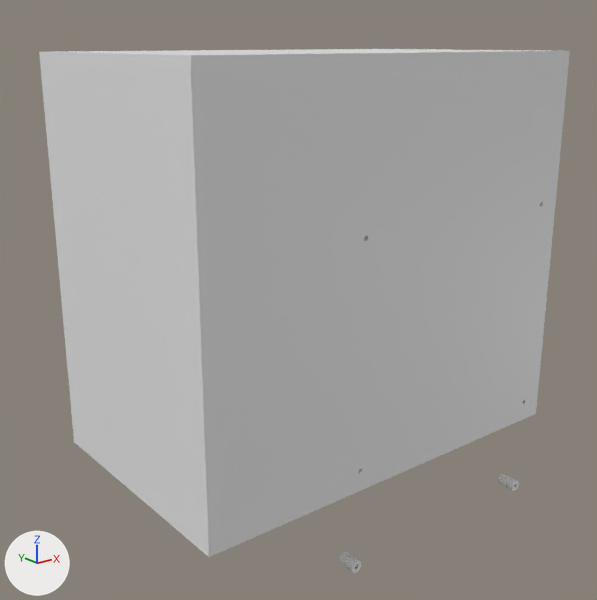
Two versions of the Blender file model/open-dash-portrait.blend, one commit apart.
Camera for both pictures: a 50 mm camera at (-214.0, -260.0, 43.0) aimed at (-2.0, 5.0, -63.0). Arrows for +X, +Y and +Z are at lower left; the lights stay in place. The same objects are shown in both versions, whatever each file hides.

In view in the first picture: 'add.mount.daughter', 'box'.
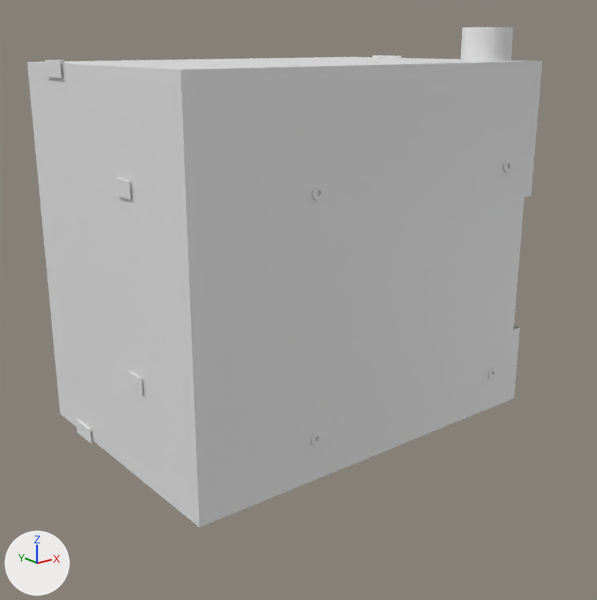
Where the newer file only moved an object's origin or applied its transform, the numbers keep the older frame.

Changed parts and their boxes [x1, y1, x2, y2] in the pictures (597 x 600 px):
'box', reshaped, moved, modifiers changed
    before: [39, 49, 570, 557]
    after: [27, 27, 542, 527]
'add.mount.daughter', moved, turned
    before: [339, 474, 519, 573]
    after: [310, 160, 512, 445]
'add.lid.mount', now drawn
    after: [45, 55, 401, 444]
'add.divider.mount', now drawn
    after: [116, 178, 143, 395]

Patch to the scene script:
```diff
--- a/model/open-dash-portrait.blend.py
+++ b/model/open-dash-portrait.blend.py
@@ me_box_003 @@
+me_box_003.from_pydata(...)  # a box spanning x -90.0..90.0, y -50.0..50.0, z -120.0..39.0
@@ ob_add_mount_daughter @@
 ob_add_mount_daughter = bpy.data.objects.new('add.mount.daughter', me_cylinder_003)
-ob_add_mount_daughter.parent = ob_add
-ob_add_mount_daughter.matrix_parent_inverse = Matrix(((0.286, 0.0, 0.0, 0.0), (0.0, 0.286, 0.0, 0.0), (0.0, 0.0, 0.1, 0.5), (0.0, 0.0, 0.0, 1.0)))
-ob_add_mount_daughter.location = (79.03, -72.4, 21.05)
-ob_add_mount_daughter.rotation_euler = (0.0, 0.0, 1.571)  # degrees (0, 0, 90)
+ob_add_mount_daughter.parent = ob_box
+ob_add_mount_daughter.location = (16.5, -45.0, -52.35)
+ob_add_mount_daughter.rotation_euler = (0.0, 1.571, 1.571)  # degrees (0, 90, 90)
 ob_add_mount_daughter.scale = (2.5, 2.5, 5.0)
@@ ob_box @@
-ob_box = bpy.data.objects.new('box', me_box)
-ob_box.location = (0.0, -3.5, 39.1)
-_m = ob_box.modifiers.new('Boolean', 'BOOLEAN')
+ob_box = bpy.data.objects.new('box', me_box_003)
+ob_box.location = (0.0, 0.0, 0.0)
+_m = ob_box.modifiers.new('heatsink', 'BOOLEAN')
+_m.object = ob_punch_heatsink
+_m.solver = 'FLOAT'
+_m = ob_box.modifiers.new('conduit', 'BOOLEAN')
+_m.object = ob_punch_conduit_p
+_m.solver = 'FLOAT'
+_m = ob_box.modifiers.new('lid', 'BOOLEAN')
+_m.object = ob_add_lid_mount
+_m.solver = 'FLOAT'
+_m = ob_box.modifiers.new('box', 'BOOLEAN')
+_m.object = ob_box_punch
+_m.solver = 'FLOAT'
+_m = ob_box.modifiers.new('daughter', 'BOOLEAN')
+_m.object = ob_punch_daughter
+_m.solver = 'FLOAT'
+_m = ob_box.modifiers.new('power', 'BOOLEAN')
+_m.object = ob_punch_barell
+_m.solver = 'FLOAT'
+_m = ob_box.modifiers.new('daughter mount', 'BOOLEAN')
+_m.object = ob_punch_daughter_mount
+_m.solver = 'FLOAT'
+_m = ob_box.modifiers.new('landscape', 'BOOLEAN')
 _m.object = ob_punch_lcd_mount
 _m.solver = 'FLOAT'
+_m = ob_box.modifiers.new('portrait', 'BOOLEAN')
+_m.object = ob_punch_lcd_mount_portrait
+_m.solver = 'FLOAT'
+_m = ob_box.modifiers.new('portrait conduit', 'BOOLEAN')
+_m.object = ob_punch_conduit_p
+_m.solver = 'FLOAT'
+_m = ob_box.modifiers.new('landscape conduit', 'BOOLEAN')
+_m.object = ob_punch_conduit_l
+_m.solver = 'FLOAT'
@@ ob_punch_conduit_l @@
+ob_punch_conduit_l = bpy.data.objects.new('punch.conduit,l', me_cylinder_005)  # a 32-sided cylinder along z spanning x -1.01..1.01, y -1.01..1.01, z -1.01..1.01
+ob_punch_conduit_l.parent = ob_punch
+ob_punch_conduit_l.location = (84.57, -35.0, 24.08)
+ob_punch_conduit_l.rotation_euler = (0.0, 1.571, 0.0)  # degrees (0, 90, 0)
+ob_punch_conduit_l.scale = (7.4, 9.87, 9.87)
@@ ob_punch_heatsink @@
+ob_punch_heatsink = bpy.data.objects.new('punch.heatsink', me_cube_017)  # a box spanning x -5.7..10.7, y -48.0..-9.0, z -29.0..31.0
+ob_punch_heatsink.parent = ob_punch
+ob_punch_heatsink.location = (87.0, -5.0, -52.0)
@@ ob_punch_lcd_mount_portrait @@
+ob_punch_lcd_mount_portrait = bpy.data.objects.new('punch.lcd.mount.portrait', me_cylinder_002)
+ob_punch_lcd_mount_portrait.parent = ob_punch
+ob_punch_lcd_mount_portrait.location = (-17.0, 22.67, 33.19)
+ob_punch_lcd_mount_portrait.scale = (2.5, 2.5, 5.0)
@@ ob_add_lid_mount @@
+ob_add_lid_mount = bpy.data.objects.new('add.lid.mount', me_cube_022)  # 32 vertices, 24 faces; spans x -174.0..0.0, y -11.0..3.0, z -154.0..-1.0; modifiers BOOLEAN
+ob_add_lid_mount.parent = ob_box
+ob_add_lid_mount.location = (87.0, 47.0, 37.0)
@@ ob_punch_lid_mount @@
+ob_punch_lid_mount = bpy.data.objects.new('punch.lid.mount', me_cylinder_011)  # a 32-sided cylinder along z spanning x -85.0..-83.0, y -74.0..-72.0, z -23.0..5.0; a 32-sided cylinder along z spanning x 83.0..85.0, y 73.0..75.0, z -23.0..5.0; a 32-sided cylinder along z spanning x -85.0..-83.0, y 73.0..75.0, z -23.0..5.0; a 32-sided cylinder along z spanning x 83.0..85.0, y -74.0..-72.0, z -23.0..5.0
+ob_punch_lid_mount.parent = ob_lid
+ob_punch_lid_mount.location = (-0.0421, 35.96, -41.03)
+ob_punch_lid_mount.rotation_euler = (1.571, 0.0, 0.0)  # degrees (90, 0, 0)
@@ ob_lid @@
+ob_lid = bpy.data.objects.new('lid', me_cube_018)  # a box spanning x -89.0..89.0, y -1.0..1.0, z -80.0..80.0; modifiers BOOLEAN
+ob_lid.location = (0.0, 46.0, -41.0)
@@ ob_punch_conduit_p @@
+ob_punch_conduit_p = bpy.data.objects.new('punch.conduit.p', me_cylinder_005.copy())
+ob_punch_conduit_p.parent = ob_punch
+ob_punch_conduit_p.location = (63.25, -35.0, 38.0)
+ob_punch_conduit_p.scale = (9.87, 9.87, 9.87)
@@ ob_punch_daughter_mount @@
+ob_punch_daughter_mount = bpy.data.objects.new('punch.daughter.mount', me_cylinder_008)  # 128 vertices, 68 faces; spans x -23.3..23.3, y -1.0..1.0, z -14.0..14.0
+ob_punch_daughter_mount.parent = ob_punch
+ob_punch_daughter_mount.location = (34.0, -8.0, -112.3)
+ob_punch_daughter_mount.scale = (1.48, 1.48, 1.07)
@@ ob_punch_barell @@
+ob_punch_barell = bpy.data.objects.new('punch.barell', me_circle)  # 64 vertices, 34 faces; spans x -0.21..0.21, y -0.21..0.21, z -1.01..2.6
+ob_punch_barell.parent = ob_box
+ob_punch_barell.location = (-11.5, -36.0, -122.9)
+ob_punch_barell.scale = (36.5, 36.5, 4.94)
@@ ob_box_punch @@
+ob_box_punch = bpy.data.objects.new('box.punch', me_box_005)  # a box spanning x -86.0..86.0, y -46.0..70.0, z -116.0..35.0
+ob_box_punch.parent = ob_box
+ob_box_punch.location = (0.0, 0.0, 0.0)
@@ ob_punch_daughter @@
+ob_punch_daughter = bpy.data.objects.new('punch.daughter', me_cube_001)  # a box spanning x -60.0..0.0, y -13.0..24.0, z -18.5..18.5
+ob_punch_daughter.parent = ob_box
+ob_punch_daughter.location = (64.0, -27.01, -105.8)
```
